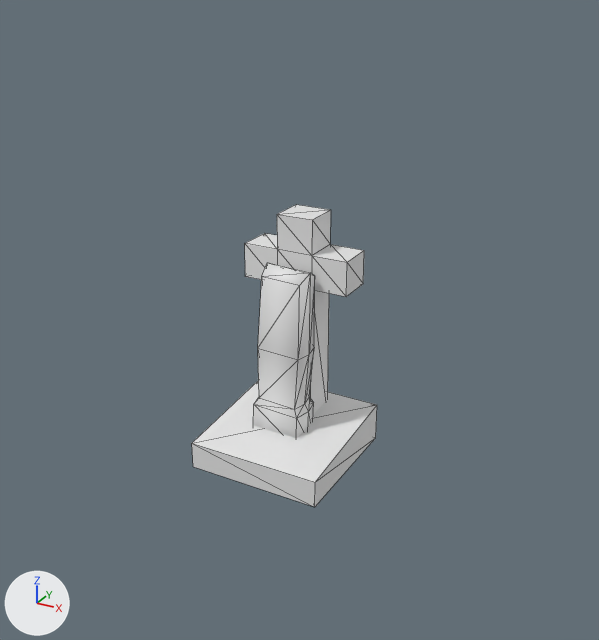
An edit to the glTF model models/world/GauchitoGil.glb, drawn before and after from the same camera.
Both versions are drawn from a camera (50 mm lens) standing at (3.45, -6.12, 4.17) and looking at (0.21, -0.23, 1.22). The axes (+X, +Y, +Z) are drawn at lower left. The lights are the same throughout. Mesh edges are drawn as thin lines. Where no turn or scale is listed for an object, it has been applied to the vertices. Vertices at the same position are counted once.

Objects in the first picture: 'GauchitoGilBase_obj', 'GauchitoGilCruz_obj', 'GauchitoGil_obj'.
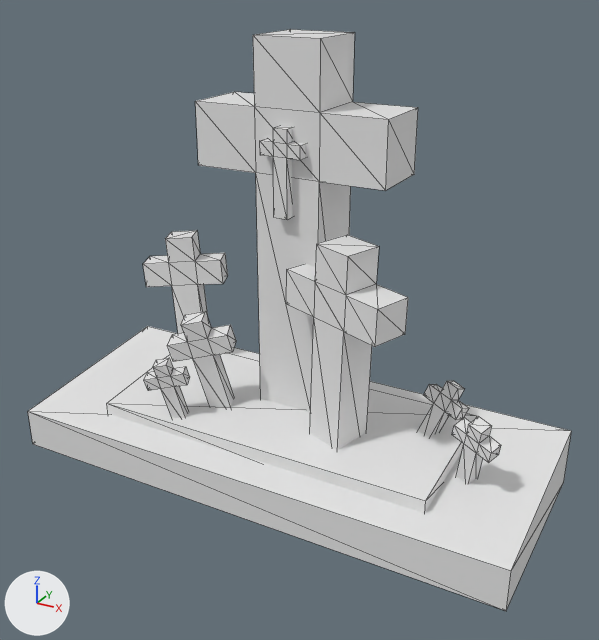
The change in detail:
me_cube_056 has 8 vertices, 12 faces and spans x -0.623..0.678, y -0.651..0.651, z -0.244..0.134.
me_cube_056 is used by ob_gauchitogilbase_obj; location (-0.01, -0.14, -0.01).
Before the commit, vertices of me_cube_056: 0 (-0.623, -0.651, -0.244) at pixel (193, 466), 1 (-0.623, -0.651, 0.015) at pixel (191, 443), 2 (-0.623, 0.651, -0.244), 3 (-0.623, 0.651, 0.134), 4 (0.678, -0.651, -0.244) at pixel (314, 507).
Before the commit, vertices of me_cube_056: 5 (0.678, -0.651, 0.015) at pixel (315, 482), 6 (0.678, 0.651, -0.244) at pixel (375, 437), 7 (0.678, 0.651, 0.134) at pixel (377, 404).
Part 1, on me_cube_056:
Vertices 0 to 3 of me_cube_056 move by (-1.0, 0.0, 0.0).
Vertices 4 to 7 of me_cube_056 move by (1.0, 0.0, 0.0).
Object 'GauchitoGilCruz_obj' (ob_gauchitogilcruz_obj) is rescaled from (1.0, 1.0, 1.0) to (1.73, 1.73, 1.73).
Object 'GauchitoGil_obj' (ob_gauchitogil_obj) is deleted.
Object 'GauchitoGilBase_obj' (ob_gauchitogilbase_obj) moves from (-0.01, -0.14, -0.01) to (-0.01, -0.14, 0.15).
Object 'GauchitoGilCruz_obj.007' (ob_gauchitogilcruz_obj_007) is new; it shows me_cube_049.
Its location is (-1.42, 0.46, -0.06).
Its rotation in degrees is (-3, -4.7, 24).
Its scale is (0.775, 0.775, 0.775).
Object 'GauchitoGilCruz_obj.006' (ob_gauchitogilcruz_obj_006) is new; it shows me_cube_049.
Its location is (-0.01, -0.11, 2.11).
Its scale is (0.366, 0.366, 0.366).
Object 'GauchitoGilCruz_obj.005' (ob_gauchitogilcruz_obj_005) is new; it shows me_cube_049.
Its location is (1.27, 0.04, 0.01).
Its rotation in degrees is (-22, 14, -18).
Its scale is (0.366, 0.366, 0.366).
Object 'GauchitoGilCruz_obj.004' (ob_gauchitogilcruz_obj_004) is new; it shows me_cube_049.
Its location is (1.81, -0.18, 0.01).
Its rotation in degrees is (11, 14, -18).
Its scale is (0.366, 0.366, 0.366).
Object 'GauchitoGilCruz_obj.003' (ob_gauchitogilcruz_obj_003) is new; it shows me_cube_049.
Its location is (-0.84, -0.6, 0.01).
Its rotation in degrees is (5.4, -13, 23).
Its scale is (0.366, 0.366, 0.366).
Object 'GauchitoGilCruz_obj.002' (ob_gauchitogilcruz_obj_002) is new; it shows me_cube_049.
Its location is (-0.58, -0.25, 0.01).
Its rotation in degrees is (5.4, -13, 23).
Its scale is (0.555, 0.555, 0.555).
Object 'GauchitoGilBase_obj.001' (ob_gauchitogilbase_obj_001) is new; it shows me_cube_056.
Its location is (-0.01, -0.14, -0.01).
Its scale is (1.47, 1.47, 1.47).
Object 'GauchitoGilCruz_obj.001' (ob_gauchitogilcruz_obj_001) is new; it shows me_cube_049.
Its location is (0.61, -0.26, -0.08).
Its rotation in degrees is (0, 2.1, -19).
Its scale is (1.01, 1.01, 1.01).

Pixel boxes (x1, y1, x2, y2) of what changed, in the pictures (599 x 640 px; the box of a moved part takes in the faces that stretch with it):
'GauchitoGilBase_obj.001', added
    after: (28, 326, 571, 611)
'GauchitoGilCruz_obj', rescaled (87% wider, 82% taller)
    before: (245, 205, 364, 415)
    after: (195, 29, 418, 412)
'GauchitoGilBase_obj', reshaped, moved
    before: (192, 380, 377, 507)
    after: (107, 353, 477, 513)
'GauchitoGilCruz_obj.001', added
    after: (286, 235, 408, 450)
'GauchitoGil_obj', deleted
    before: (253, 263, 315, 438)
'GauchitoGilCruz_obj.007', added
    after: (143, 230, 228, 334)
'GauchitoGilCruz_obj.002', added
    after: (167, 311, 236, 408)
'GauchitoGilCruz_obj.006', added
    after: (260, 126, 305, 219)
'GauchitoGilCruz_obj.004', added
    after: (452, 417, 501, 484)
'GauchitoGilCruz_obj.005', added
    after: (418, 381, 469, 437)
'GauchitoGilCruz_obj.003', added
    after: (144, 358, 190, 418)
part 1 of me_cube_056, moved or reshaped
    before: (192, 380, 377, 507)
    after: (28, 326, 571, 611)
